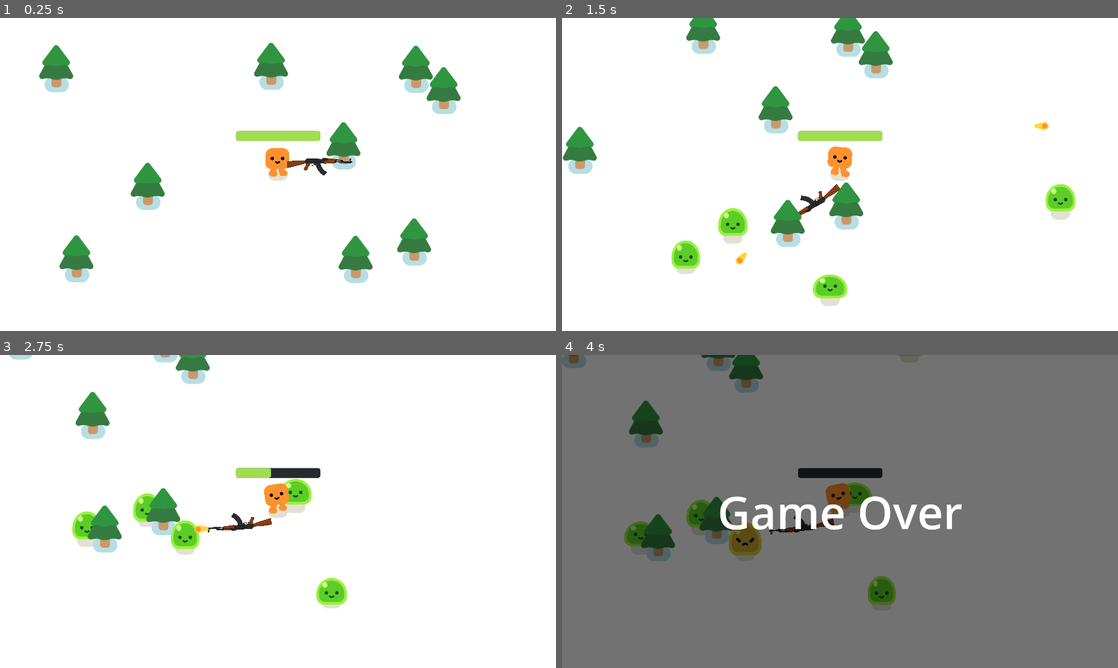
Above: before the commit, frames 1-4 (two rows, left to right).
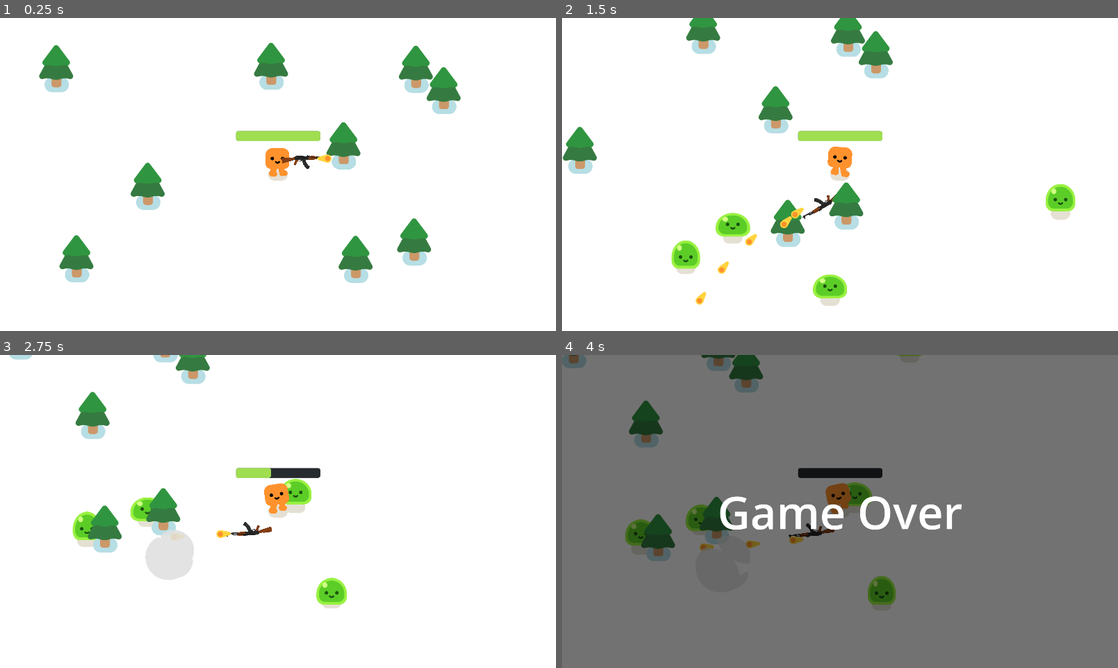
Above: after the commit, the same moments.

Repository: monkeytickler812/Final-Project
Game: Godot game, scene res://survivors_game.tscn
The game is run twice, just before and just after one commit, with the same random seed, the same clock (stepped at 60 frames per second) and the same inputs.
Inputs:
- Up to frame 1 (0.25 s): no input
- Up to frame 2 (1.5 s): hold D (move_right) 0.53-1.28 s; hold S (move_down) from 1.28 s (still down)
- Up to frame 3 (2.75 s): release S (move_down) at 2.03 s; hold D (move_right) from 2.03 s (still down)
- Up to frame 4 (4 s): release D (move_right) at 2.78 s; hold W (move_up) 2.78-3.53 s; tap Enter at 3.5 s; hold A (move_left) from 3.53 s (still down)

The runs differ from the first frame. In frame 1, 0.3% of the frame differs, in the area x 50-64%, y 43-51%; in frame 2, 0.8%; in frame 3, 1.8%, in the area x 13-49%, y 44-72%; in frame 4, 1.0%.

Commit message:
increased fire rate and decrease dmg

Diff:
--- a/Vampire Survivors/gun.tscn
+++ b/Vampire Survivors/gun.tscn
@@ -17,16 +17,16 @@
 [node name="WeaponPivot" type="Marker2D" parent="."]
 
 [node name="Pistol" type="Sprite2D" parent="WeaponPivot"]
-position = Vector2(136, -40)
-scale = Vector2(0.27002, 0.240885)
+position = Vector2(95.375, -59.25)
+scale = Vector2(0.190674, 0.190755)
 texture = ExtResource("2_nxsvr")
 
 [node name="ShootingPoint" type="Marker2D" parent="WeaponPivot/Pistol"]
 unique_name_in_owner = true
-position = Vector2(348.123, -8.3027)
+position = Vector2(260.261, -9.17407)
 
 [node name="Timer" type="Timer" parent="."]
-wait_time = 0.3
+wait_time = 0.1
 autostart = true
 
 [connection signal="timeout" from="Timer" to="." method="_on_timer_timeout"]
--- a/Vampire Survivors/mob.gd
+++ b/Vampire Survivors/mob.gd
@@ -15,7 +15,7 @@
 
 
 func take_damage():
-	health -= 1
+	health -= 0.75
 	%Slime.play_hurt()
 
 	if health == 0:
--- a/Vampire Survivors/player.tscn
+++ b/Vampire Survivors/player.tscn
@@ -34,7 +34,7 @@
 shape = SubResource("CircleShape2D_53uc8")
 
 [node name="Gun" parent="." instance=ExtResource("3_s410u")]
-position = Vector2(3, -1)
+position = Vector2(-6, 6)
 
 [node name="HurtBox" type="Area2D" parent="."]
 unique_name_in_owner = true
